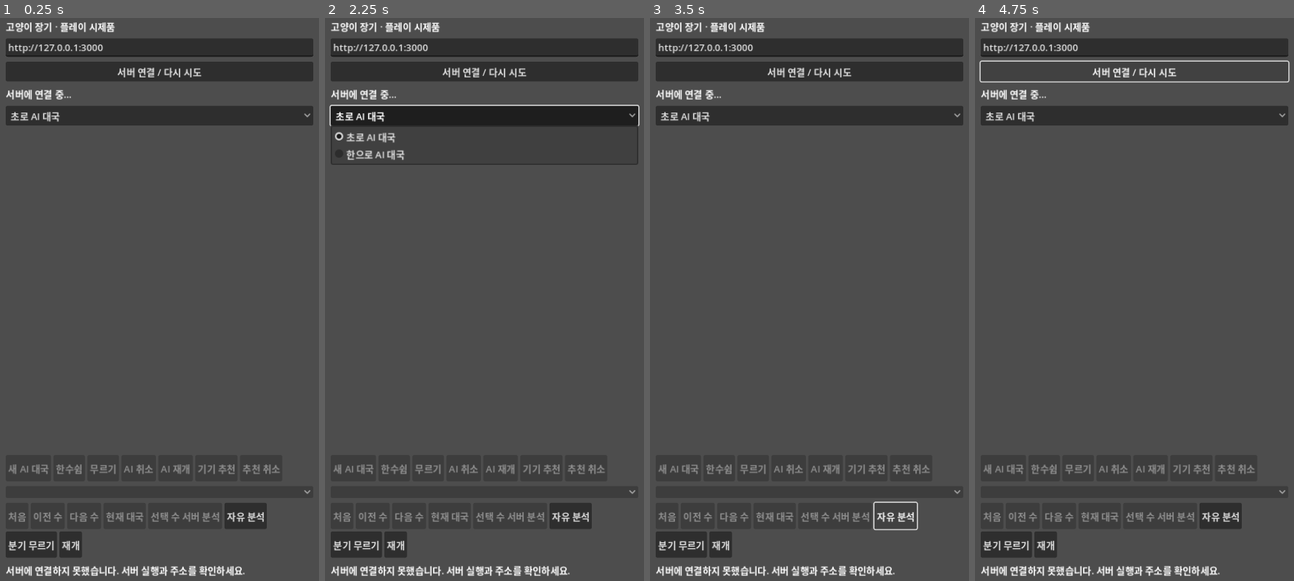
Above: before the commit, frames 1-4 (left to right).
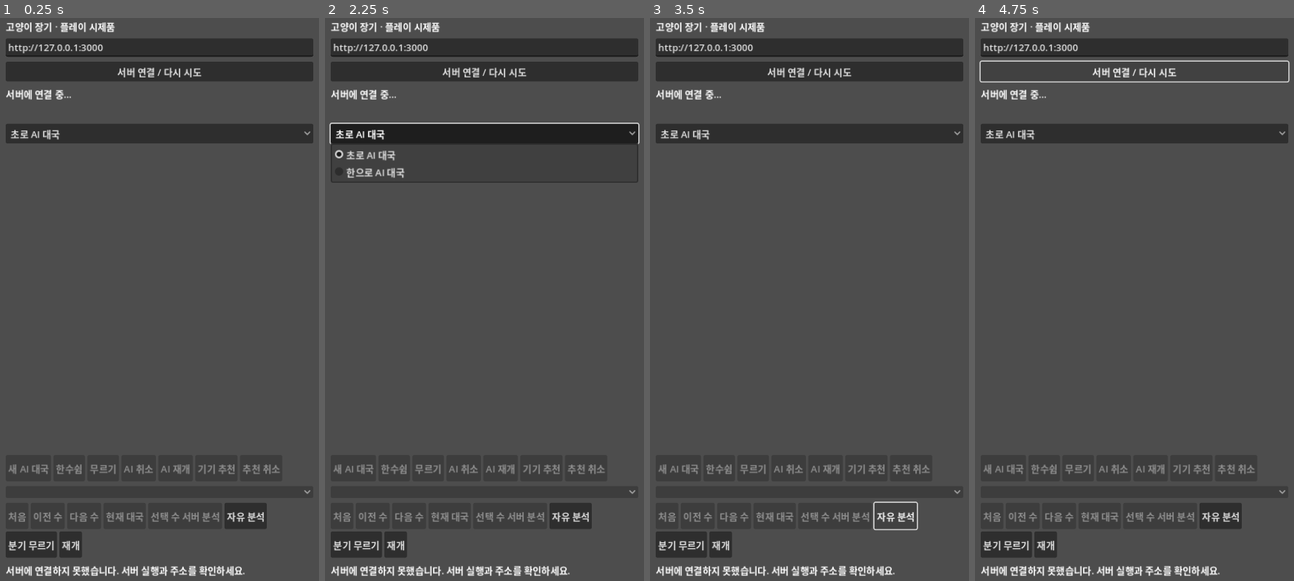
Above: after the commit, the same moments.

Repository: YU-Kangg/janggiAI
Game: Godot game, scene res://main.tscn
The game is run twice, just before and just after one commit, with the same random seed, the same clock (stepped at 60 frames per second) and the same inputs.
Inputs:
- Up to frame 1 (0.25 s): no input
- Up to frame 2 (2.25 s): click "재개" at 0.5 s; click "서버 연결 / 다시 시도" at 1.25 s; click "초로 AI 대국" at 2 s
- Up to frame 3 (3.5 s): click "자유 분석" at 2.75 s
- Up to frame 4 (4.75 s): click "분기 무르기" at 3.5 s; click "서버 연결 / 다시 시도" at 4.25 s

The runs differ from the first frame. In frame 1, 5.9% of the frame differs, in the area x 1-99%, y 15-23%; in frame 2, 6.6%, in the area x 1-99%, y 15-30%; in frame 3, 5.9%; in frame 4, 5.9%.

Commit message:
feat(review): 자유 분석 점수와 형세 평가 추가

Diff:
--- a/godot/main.gd
+++ b/godot/main.gd
@@ -9,6 +9,7 @@
 var endpoint := LineEdit.new()
 var status := Label.new()
 var message := Label.new()
+var score_panel := Label.new()
 var grid := GridContainer.new()
 var side := OptionButton.new()
 var action_buttons: Array[Button] = []
@@ -31,6 +32,8 @@
 var variation_start := Button.new()
 var variation_undo := Button.new()
 var variation_resume := Button.new()
+var variation_evaluation: Dictionary = {}
+var variation_evaluation_target := ""
 var device_engine = LocalEngine.new()
 var device_recommend := Button.new()
 var device_cancel := Button.new()
@@ -61,6 +64,8 @@
 	status.text = "서버에 연결 중…"
 	status.autowrap_mode = TextServer.AUTOWRAP_WORD_SMART
 	column.add_child(status)
+	score_panel.autowrap_mode = TextServer.AUTOWRAP_WORD_SMART
+	column.add_child(score_panel)
 	side.add_item("초로 AI 대국")
 	side.add_item("한으로 AI 대국")
 	column.add_child(side)
@@ -198,6 +203,7 @@
 			variation_moves = payload.variation.moves.duplicate()
 			selected = ""
 			message.text = "자유 분석 중 · 초와 한을 번갈아 둘 수 있습니다."
+			schedule_variation_evaluation()
 		render_board()
 		return
 	if not payload.has("fen") or not payload.has("legalMoves"):
@@ -285,9 +291,29 @@
 	render_board()
 
 func clear_variation() -> void:
+	variation_evaluation_target = ""
+	variation_evaluation = {}
 	variation = {}
 	variation_start_ply = -1
 	variation_moves = []
+
+func schedule_variation_evaluation() -> void:
+	variation_evaluation = {}
+	variation_evaluation_target = str(variation.get("fen", ""))
+	if variation.get("outcome", {}).get("over", false):
+		variation_evaluation_target = ""
+		return
+	if device_engine.busy():
+		device_engine.cancel()
+		return
+	start_variation_evaluation()
+
+func start_variation_evaluation() -> void:
+	if variation.is_empty() or variation_evaluation_target == "" or not device_engine.available() or device_engine.busy():
+		return
+	device_request = {"purpose": "variation-evaluation", "revision": state.revision, "fen": variation.fen}
+	if not device_engine.start(str(variation.initialFen), PackedStringArray(variation.moves)):
+		device_request = {}
 
 func start_review_analysis() -> void:
 	if pending or review.is_empty() or view_ply() < 1:
@@ -403,6 +429,16 @@
 	var position: Dictionary = state if review.is_empty() else review
 	var expected := device_request
 	device_request = {}
+	if expected.get("purpose", "") == "variation-evaluation":
+		if not result.has("error") and not variation.is_empty() and state.revision == expected.revision and variation.fen == expected.fen and result.get("fen", "") == variation.fen:
+			variation_evaluation = {
+				"unit": str(result.get("evaluation_unit", "")), "cho": int(result.get("evaluation_cho", 0)),
+				"depth": int(result.get("depth", 0)), "elapsedMs": int(result.get("elapsed_ms", 0)),
+			}
+		if not variation.is_empty() and variation_evaluation_target != "" and variation.fen != expected.get("fen", ""):
+			call_deferred("start_variation_evaluation")
+		render_board()
+		return
 	if expected.is_empty():
 		render_board()
 		return
@@ -430,6 +466,7 @@
 		button.disabled = pending or self.state.is_empty()
 	review_analysis_button.disabled = pending or review.is_empty() or view_ply() < 1
 	if state.is_empty():
+		score_panel.text = ""
 		for button in action_buttons:
 			button.disabled = true
 		device_recommend.disabled = true
@@ -486,14 +523,25 @@
 		status.text = "대국 종료: %s · %s" % [state.outcome.result, state.outcome.reason]
 	if state.ai.status == "error":
 		status.text += " · " + str(state.ai.error)
+	var points: Dictionary = state.get("points", {})
+	var cho_points := float(points.get("cho", 0.0))
+	var han_points := float(points.get("han", 0.0))
+	score_panel.text = "기물 점수 · 초 %.1f / 한 %.1f · 차이 %+.1f" % [cho_points, han_points, cho_points - han_points]
+	if not variation.is_empty():
+		if variation_evaluation.is_empty():
+			score_panel.text += " · 기기 형세 계산 중…" if device_engine.available() else " · 기기 형세 사용 불가"
+		elif variation_evaluation.unit == "cp":
+			score_panel.text += " · 기기 고전평가 초 %+.0fcp · 깊이 %d" % [float(variation_evaluation.cho), int(variation_evaluation.depth)]
+		else:
+			score_panel.text += " · 기기 고전평가 강제승패 %s" % str(variation_evaluation.cho)
 	for button in action_buttons:
 		button.disabled = not review.is_empty() or (pending and current_path != "game")
 	action_buttons[1].disabled = action_buttons[1].disabled or ai_turn or state.outcome.over or state.inCheck
 	action_buttons[2].disabled = action_buttons[2].disabled or not state.canUndo
 	action_buttons[3].disabled = action_buttons[3].disabled or state.ai.status != "thinking"
 	action_buttons[4].disabled = action_buttons[4].disabled or not state.ai.status in ["paused", "error"]
-	device_recommend.disabled = not device_engine.available() or device_engine.busy() or state.outcome.over or state.legalMoves.is_empty()
-	device_cancel.disabled = not device_engine.busy()
+	device_recommend.disabled = not variation.is_empty() or not device_engine.available() or device_engine.busy() or state.outcome.over or state.legalMoves.is_empty()
+	device_cancel.disabled = not variation.is_empty() or not device_engine.busy()
 	if not review.is_empty():
 		status.text = "복기 %d/%d수 · %s" % [view_ply(), self.state.moves.size(), status.text]
 	if not analysis_preview.is_empty():
--- a/godot/smoke.gd
+++ b/godot/smoke.gd
@@ -66,6 +66,7 @@
 	await wait_idle()
 	check(not app.variation.is_empty() and app.variation_start_ply == 1, "variation starts from review position")
 	check(app.variation.turn == "han" and app.variation.legalMoves.has("a7b7"), "both-side legal variation position")
+	check(app.score_panel.text.contains("초 72.0 / 한 73.5") and app.score_panel.text.contains("기기 형세 사용 불가"), "material score and desktop engine fallback")
 	app.squares["a7"].pressed.emit()
 	app.squares["b7"].pressed.emit()
 	await wait_idle()
Not shown, changed: NATIVE_ENGINE_NOTES.md
Not shown, changed: PROGRESS.md
Not shown, changed: godot/README.md
Not shown, changed: native/README.md
Not shown, changed: native/janggi_engine.cpp
